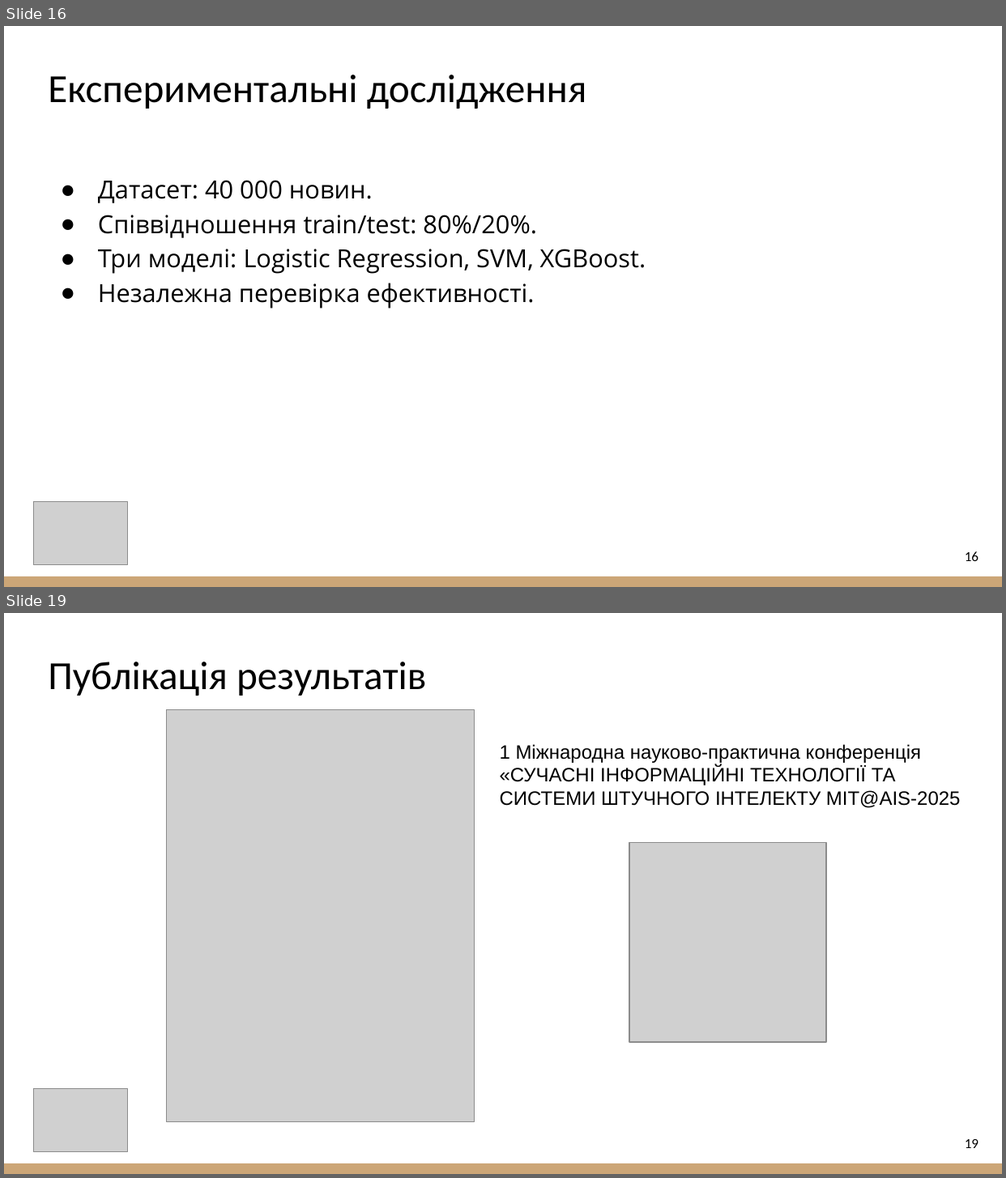
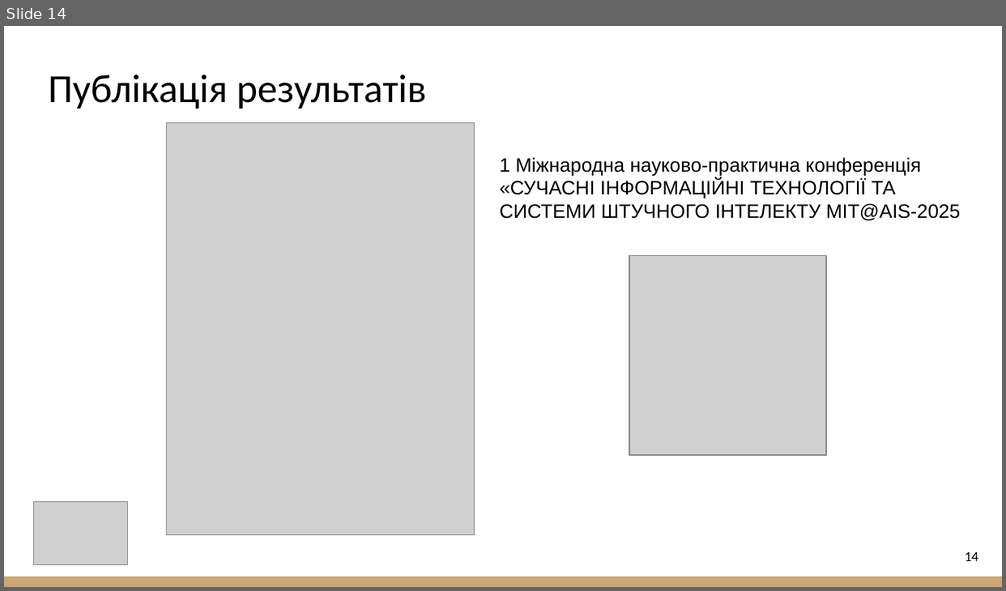
Before and after one commit to Wind6365/fake_news_detector_archive, a slide deck: 2025_М_ПІ_ІПЗм-23-1_Шагун_А_С.pptx. Shown one above the other, each under a label of ours: slides 16 and 19 before the commit, slide 14 after it; the slides between them are not shown. The pictures are 1006x1178 and 1006x591 pixels, drawn with LibreOffice and Linux fonts; fonts in the diff are those of the drawing; grey boxes stand for pictures. Boxes give left, top, right and bottom in pixels: in the first picture for what was removed or moved away, otherwise in the second. Text is boxed around its words. In the diff, an @@ line names an element or a change of style, - is before the commit and + after.

```diff
--- a/2025_М_ПІ_ІПЗм-23-1_Шагун_А_С.pptx
+++ b/2025_М_ПІ_ІПЗм-23-1_Шагун_А_С.pptx
@@ slide 16 removed at (4,26,1002,587), background #FFFFFF; not listed: 1 template element that a slide beside it also shows @@
@@ title removed at (48,75,587,109) @@
-Експериментальні дослідження
@@ text removed at (98,180,646,309) @@
-● Датасет: 40 000 новин.
-● Співвідношення train/test: 80%/20%.
-● Три моделі: Logistic Regression, SVM, XGBoost.
-● Незалежна перевірка ефективності.
@@ picture removed at (33,502,127,566) @@
@@ page number removed at (965,552,978,561) @@
-16
@@ what was slide 19 is now slide 14 @@
@@ page number at (965,552,978,561): text changed @@
-19
+14
```
Also in this commit, not shown: 4 slides changed, 10 slides added, 14 other slides removed.
